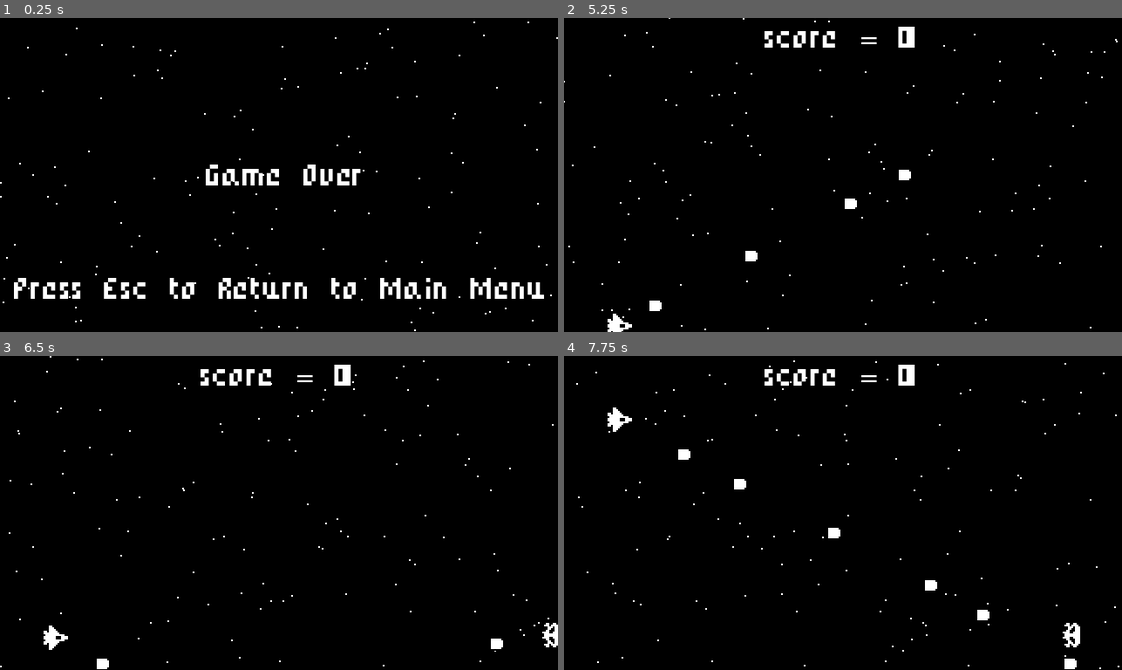
Above: before the commit, frames 1-4 (two rows, left to right).
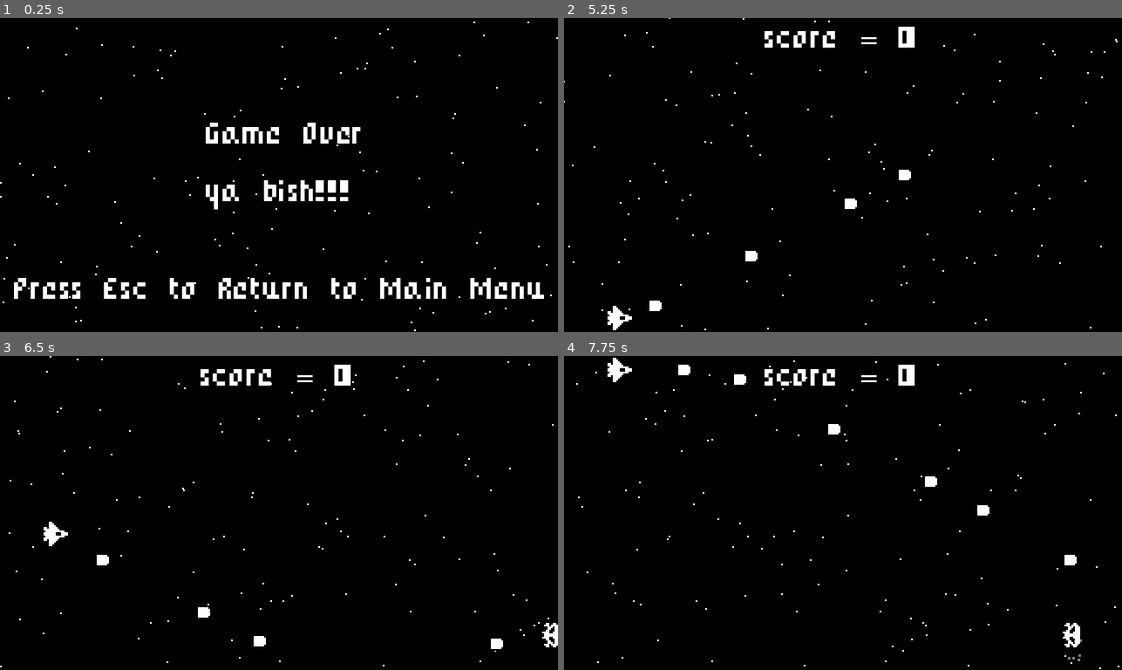
Above: after the commit, the same moments.

Repository: pjz987/heartbeast
Game: Godot game, scene res://game_over_screen.tscn
Same seed, same stepped clock (60 frames per second), same inputs: the game is played once before the commit and once after it. This scene is started directly instead of the project's main scene.
Inputs:
- Up to frame 1 (0.25 s): no input
- Up to frame 2 (5.25 s): tap Enter (ui_accept) at 0.5, 0.6, 0.77, 1.07, 1.35, 1.52, 1.82, 2.1, 2.85, 3.02, 3.32, 3.6, 3.77, 4.07, 4.35, 4.52, 4.82, 5.1 s; hold Up (ui_up) 0.53-1.28 s; hold Down (ui_down) 1.28-2.03 s; hold Up (ui_up) 2.03-3.53 s; hold Down (ui_down) from 3.53 s (still down); tap Escape (ui_cancel) at 4.15 s; tap Space at 4.25 s
- Up to frame 3 (6.5 s): release Down (ui_down) at 5.78 s; hold Up (ui_up) from 5.78 s (still down); tap Enter (ui_accept) at 5.85, 6.02, 6.32 s
- Up to frame 4 (7.75 s): keep holding Up (ui_up); tap Enter (ui_accept) at 6.6, 6.77, 7.07, 7.35, 7.52 s

The runs differ from the first frame. In frame 1, 2.2% of the frame differs, in the area x 36-65%, y 33-62%; in frame 2, 0.2%; in frame 3, 0.6%; in frame 4, 1.2%.

Commit message:
:stars:

Diff:
--- a/space/game_over_screen.gd
+++ b/space/game_over_screen.gd
@@ -1,10 +1,12 @@
 extends ColorRect
 
+@onready var highscore_label = $HighscoreLabel
 
-# Called when the node enters the scene tree for the first time.
 func _ready():
-	pass # Replace with function body.
-
+	var highscore = SaveAndLoad.load_high_score()
+	if highscore == null: return
+	print('no high score')
+	highscore_label.text = 'Highscore : ' + str(highscore)
 
 # Called every frame. 'delta' is the elapsed time since the previous frame.
 func _process(delta):
--- a/space/game_over_screen.tscn
+++ b/space/game_over_screen.tscn
@@ -13,18 +13,30 @@
 color = Color(0, 0, 0, 1)
 script = ExtResource("1_0ak7v")
 
-[node name="Label" type="Label" parent="."]
+[node name="GameOverLabel" type="Label" parent="."]
 layout_mode = 0
 offset_left = 112.0
-offset_top = 80.0
+offset_top = 56.0
 offset_right = 216.0
-offset_bottom = 103.0
+offset_bottom = 79.0
 text = "Game Over"
 label_settings = ExtResource("1_l3con")
 horizontal_alignment = 1
 vertical_alignment = 1
 
-[node name="Label2" type="Label" parent="."]
+[node name="HighscoreLabel" type="Label" parent="."]
+layout_mode = 0
+offset_left = 8.0
+offset_top = 88.0
+offset_right = 314.0
+offset_bottom = 114.0
+theme_override_font_sizes/font_size = 8
+text = "ya bish!!!"
+label_settings = ExtResource("1_l3con")
+horizontal_alignment = 1
+vertical_alignment = 1
+
+[node name="MainMenuLabel" type="Label" parent="."]
 layout_mode = 0
 offset_left = 8.0
 offset_top = 144.0
--- a/space/project.godot
+++ b/space/project.godot
@@ -18,6 +18,7 @@
 [autoload]
 
 MusicPlayer="*res://music_player.tscn"
+SaveAndLoad="*res://save_and_load.gd"
 
 [display]
 
--- /dev/null
+++ b/space/save.cfg
@@ -0,0 +1,3 @@
+[Game]
+
+Highscore=20
--- /dev/null
+++ b/space/save_and_load.gd
@@ -0,0 +1,16 @@
+extends Node
+
+const SAVE_PATH = 'user://save.cfg'
+
+func save_high_score(highscore):
+	var config = ConfigFile.new()
+	config.set_value('Game', 'Highscore', highscore)
+	config.save(SAVE_PATH)
+
+func load_high_score():
+	var highscore = 0
+	var config = ConfigFile.new()
+	var error = config.load(SAVE_PATH)
+	if error != OK: return null
+	highscore = config.get_value('Game', 'Highscore')
+	return highscore
--- a/space/ship.gd
+++ b/space/ship.gd
@@ -1,6 +1,7 @@
 extends Area2D
 
 const LASER_SCENE = preload("res://laser.tscn")
+@onready var collision_polygon_2d = $CollisionPolygon2D
 
 signal ship_destroyed
 
@@ -9,8 +10,10 @@
 func _process(delta):
 	if Input.is_action_pressed('ui_up'):
 		position.y -= speed * delta
+		if position.y < 8: position.y = 8
 	if Input.is_action_pressed('ui_down'):
 		position.y += speed * delta
+		if position.y > 172: position.y = 172
 	if Input.is_action_just_pressed('ui_accept'):
 		var laser = LASER_SCENE.instantiate()
 		var world = get_tree().current_scene
--- a/space/start_menu.gd
+++ b/space/start_menu.gd
@@ -1,7 +1,7 @@
 extends ColorRect
 
 
-func _process(delta):
+func _process(_delta):
 	if Input.is_action_just_pressed('ui_accept'):
 		get_tree().change_scene_to_file('res://world.tscn')
 	if Input.is_action_just_pressed('ui_cancel'):
--- a/space/world.gd
+++ b/space/world.gd
@@ -12,4 +12,9 @@
 
 func _on_ship_ship_destroyed():
 	await get_tree().create_timer(1.5).timeout
+	var highscore = SaveAndLoad.load_high_score()
+	if highscore != null:
+		if score > highscore:
+			SaveAndLoad.save_high_score(score)
+	else: SaveAndLoad.save_high_score(score)
 	get_tree().change_scene_to_file('res://game_over_screen.tscn')
